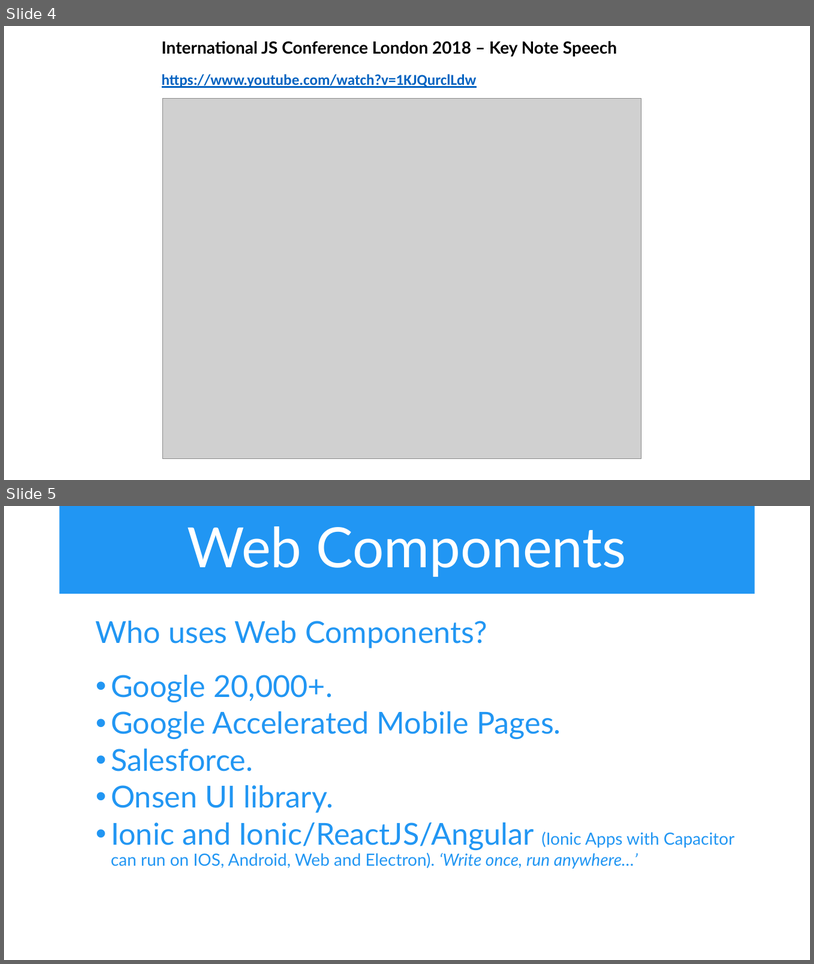
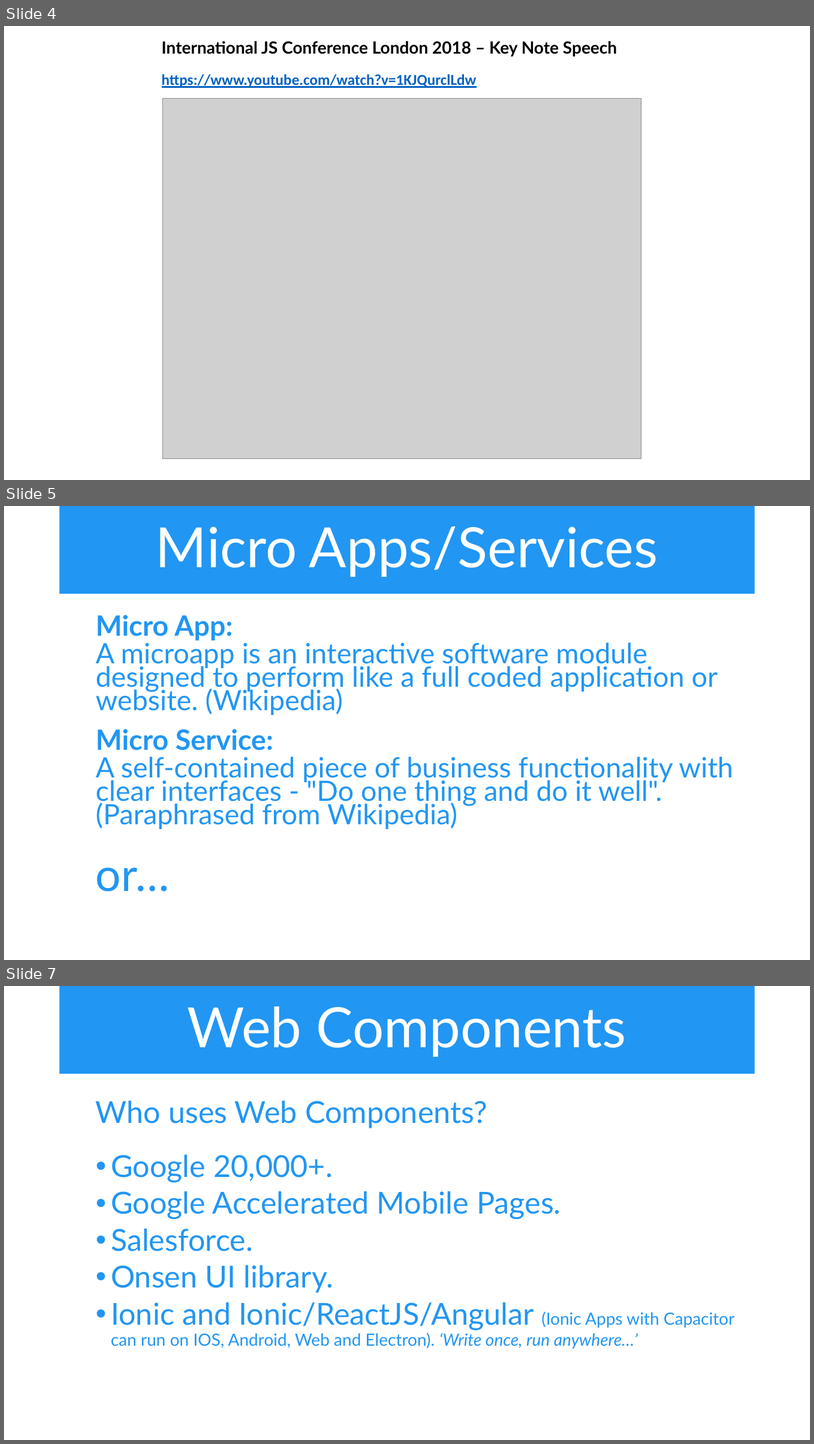
Before and after one commit to iwswordpress/WebComponents, a slide deck: webcomponents.pptx. Shown one above the other, each under a label of ours: slides 4 and 5 before the commit, slides 4, 5 and 7 after it; the slides between them are not shown. The pictures are 814x964 and 814x1444 pixels, drawn with LibreOffice and Linux fonts; fonts in the diff are those of the drawing; grey boxes stand for pictures. Boxes give left, top, right and bottom in pixels: in the first picture for what was removed or moved away, otherwise in the second. Text is boxed around its words. In the diff, an @@ line names an element or a change of style, - is before the commit and + after.

```diff
--- a/webcomponents.pptx
+++ b/webcomponents.pptx
@@ slide 5 added at (x1=4, y1=506, x2=810, y2=960), background #FFFFFF @@
@@ title added at (x1=60, y1=506, x2=755, y2=594), fill #2196F3, 66 pt, text #FFFFFF @@
+Micro Apps/Services
@@ text added at (x1=96, y1=615, x2=734, y2=891), 33.3 pt, text #2196F3 @@
+  Micro App:
+  A microapp is an interactive software module designed to perform like a full coded application or website. (Wikipedia)
+  Micro Service:
+  A self-contained piece of business functionality with clear interfaces - "Do one thing and do it well". (Paraphrased from Wikipedia)
+  or…
@@ what was slide 5 is now slide 7 @@
```
Also in this commit, not shown: 4 slides changed, 1 other slide added, 1 other file.
